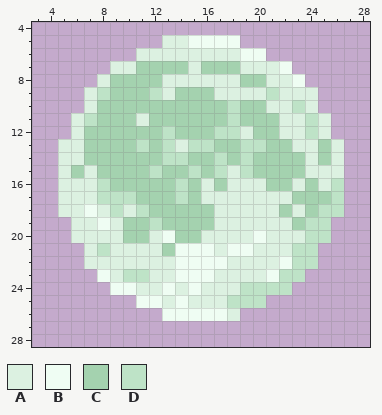
Two states of a pixel-art sprite, floor/processor/images/Panto2019/Finale/Moon_x22.png. Above is the file before it was changed.
The file is 32x32 pixels. Shown: x 3..28, y 4..28.
Palette (. is transparent): A #dcf1e1  B #effdf3  C #a4d2af  D #bee3c7
Pixels before, first column x 5:
 5 ........AABBBB........
 6 ......AAAAAAAABB......
 7 ....AACCCCACCCAAAB....
 8 ...ACCCCAAAAAACCAAB...
 9 ..ADCCCDACCCAAAADAAA..
10 ..ACCCCCCCCCCDCCAADA..
11 .ADCCCACCCCCCDCCCAADA.
12 .ACCCCCCDCCCDDACCAADA.
13 AACCCCDCDADDCCDDCCAACA
14 AACCCCCCDDCCDCDCCCCACA
15 ACACCCCDCCDCDADCCCCAAA
16 AAADCCCCCDCACAAACCACAD
17 AAADDDCCCDCAAAAAAACCCD
18 AABADADCCCCCAAAAACACDD
19 .AABACCDCCCCAAAAAACDD.
20 .AAAACCABCCAAAABAAADD.
21 ..ADAAAACBBBABBAAADD..
22 ..AAAAAAABBBBAAAABDD..
23 ...BADDAABBBAAAABDD...
24 ....BBAABABAAADDDD....
25 ......BBABAAADDD......
26 ........BBBBBA........
Now the later version:
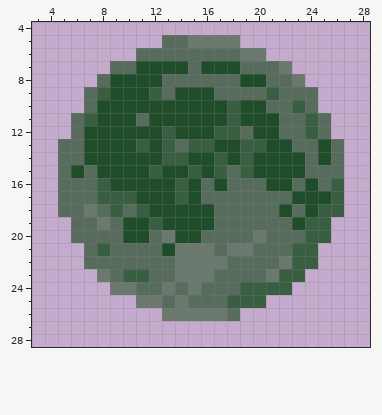
The commit says: Recolour moon and pterodactyle sprites
Changes in this commit:
{"colour":"A","old":"#dcf1e1","new":"#576c5c"}
{"colour":"B","old":"#effdf3","new":"#6a786e"}
{"colour":"C","old":"#a4d2af","new":"#1f4d2a"}
{"colour":"D","old":"#bee3c7","new":"#395e42"}
{"label":"changed","picture_box":[58,35,344,321]}
